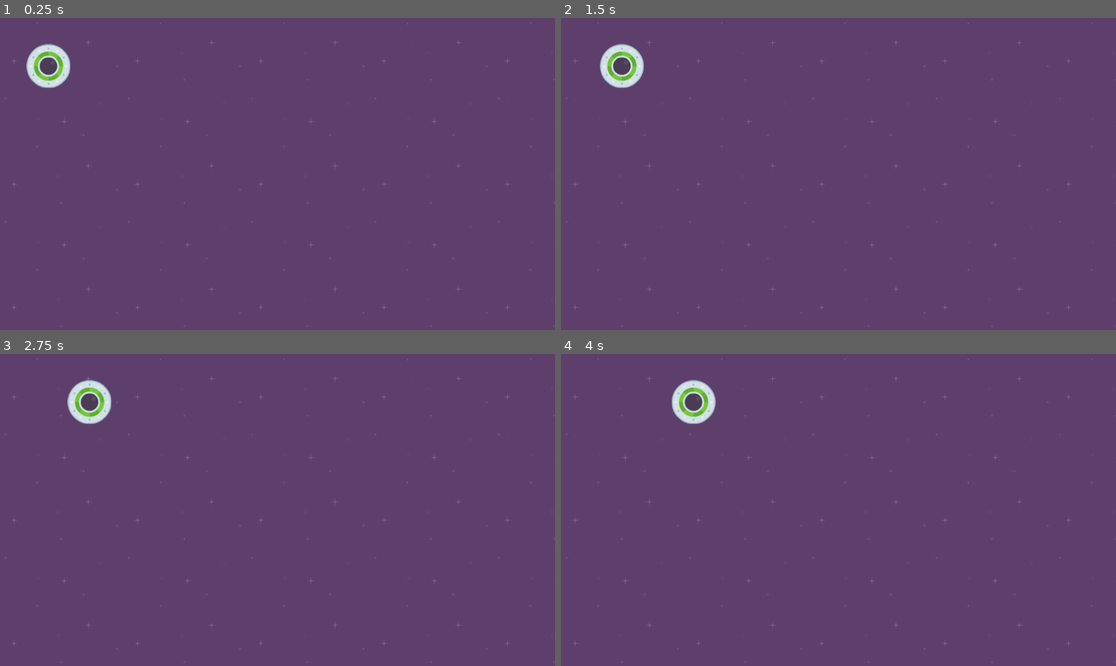
Above: before the commit, frames 1-4 (two rows, left to right).
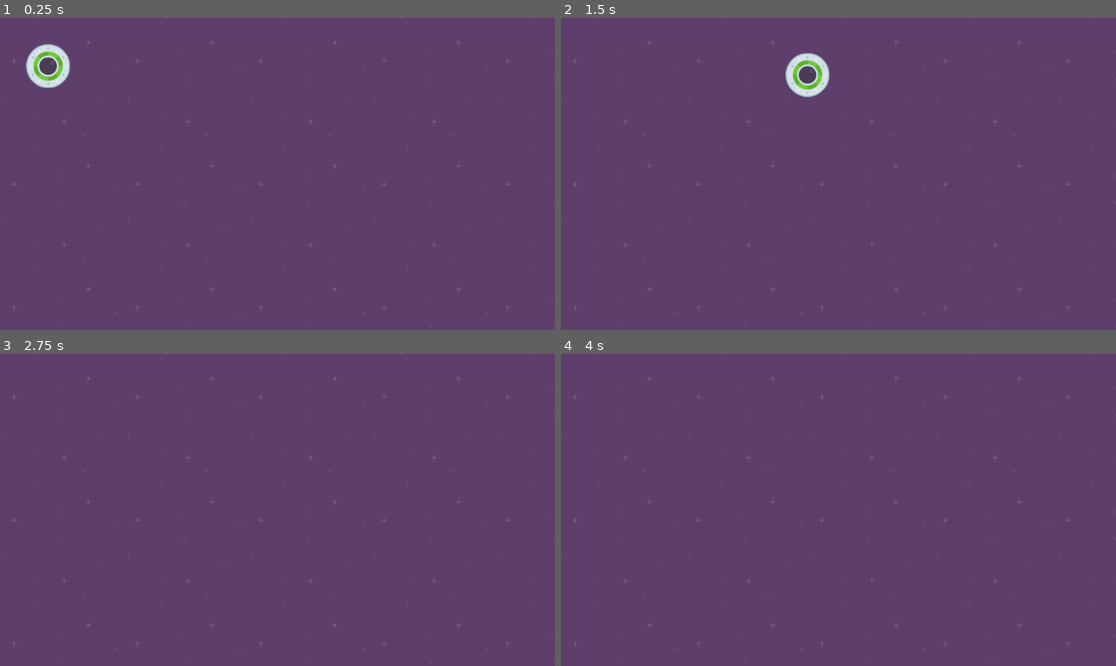
Above: after the commit, the same moments.

Repository: BlurryGames/SpeedySaucer
Game: Godot game, scene res://Scenes/Levels/level_1.tscn
Same seed, same stepped clock (60 frames per second), same inputs: the game is played once before the commit and once after it.
Inputs:
- Up to frame 1 (0.25 s): no input
- Up to frame 2 (1.5 s): hold D (MoveRight, bound only after the commit) 0.53-1.28 s; hold S (MoveDown, bound only after the commit) from 1.28 s (still down)
- Up to frame 3 (2.75 s): release S (MoveDown, bound only after the commit) at 2.03 s; hold D (MoveRight, bound only after the commit) from 2.03 s (still down)
- Up to frame 4 (4 s): release D (MoveRight, bound only after the commit) at 2.78 s; hold W (MoveUp, bound only after the commit) 2.78-3.53 s; hold A (MoveLeft, bound only after the commit) from 3.53 s (still down)

The runs differ from the first frame. In frame 1, 0.1% of the frame differs, in the area x 4-13%, y 9-22%; in frame 2, 1.5%, in the area x 7-49%, y 8-26%; in frame 3, 0.8%; in frame 4, 0.8%.

Commit message:
Lesson17: Getting Input

Diff:
--- a/Scripts/Player.gd
+++ b/Scripts/Player.gd
@@ -1,24 +1,12 @@
 class_name Player extends RigidBody2D
 
-func _ready()-> void:
-	var test: int = 5
-	if test > 5:
-		print("True")
-		print("Seconbd message")
-	elif test == 5:
-		print("Test is 5")
-	else:
-		print("False")
-
-	var message: String = "Greet"
-	if message == "Hello":
-		print("Hi there")
-	elif message == "Bye":
-		print("Goodbye!")
-	elif message == "Thanks":
-		print("Thank you")
-	else:
-		print("Invalid message")
-
 func _physics_process(_delta: float)-> void:
-	apply_force(Vector2(25.0, 0.0))
+	var force: float = 1000.0
+	if Input.is_action_pressed("MoveRight"):
+		apply_force(Vector2(force, 0.0))
+	if Input.is_action_pressed("MoveLeft"):
+		apply_force(Vector2(-force, 0.0))
+	if Input.is_action_pressed("MoveUp"):
+		apply_force(Vector2(0.0, -force))
+	if Input.is_action_pressed("MoveDown"):
+		apply_force(Vector2(0.0, force))
--- a/project.godot
+++ b/project.godot
@@ -22,3 +22,38 @@
 "res://Scenes/": "green",
 "res://Scripts/": "gray"
 }
+
+[input]
+
+MoveRight={
+"deadzone": 0.5,
+"events": [Object(InputEventKey,"resource_local_to_scene":false,"resource_name":"","device":-1,"window_id":0,"alt_pressed":false,"shift_pressed":false,"ctrl_pressed":false,"meta_pressed":false,"pressed":false,"keycode":0,"physical_keycode":68,"key_label":0,"unicode":100,"echo":false,"script":null)
+, Object(InputEventKey,"resource_local_to_scene":false,"resource_name":"","device":-1,"window_id":0,"alt_pressed":false,"shift_pressed":false,"ctrl_pressed":false,"meta_pressed":false,"pressed":false,"keycode":0,"physical_keycode":4194321,"key_label":0,"unicode":0,"echo":false,"script":null)
+, Object(InputEventJoypadMotion,"resource_local_to_scene":false,"resource_name":"","device":-1,"axis":0,"axis_value":1.0,"script":null)
+, Object(InputEventJoypadButton,"resource_local_to_scene":false,"resource_name":"","device":-1,"button_index":14,"pressure":0.0,"pressed":true,"script":null)
+]
+}
+MoveLeft={
+"deadzone": 0.5,
+"events": [Object(InputEventKey,"resource_local_to_scene":false,"resource_name":"","device":-1,"window_id":0,"alt_pressed":false,"shift_pressed":false,"ctrl_pressed":false,"meta_pressed":false,"pressed":false,"keycode":0,"physical_keycode":65,"key_label":0,"unicode":97,"echo":false,"script":null)
+, Object(InputEventKey,"resource_local_to_scene":false,"resource_name":"","device":-1,"window_id":0,"alt_pressed":false,"shift_pressed":false,"ctrl_pressed":false,"meta_pressed":false,"pressed":false,"keycode":0,"physical_keycode":4194319,"key_label":0,"unicode":0,"echo":false,"script":null)
+, Object(InputEventJoypadMotion,"resource_local_to_scene":false,"resource_name":"","device":-1,"axis":0,"axis_value":-1.0,"script":null)
+, Object(InputEventJoypadButton,"resource_local_to_scene":false,"resource_name":"","device":-1,"button_index":13,"pressure":0.0,"pressed":true,"script":null)
+]
+}
+MoveUp={
+"deadzone": 0.5,
+"events": [Object(InputEventKey,"resource_local_to_scene":false,"resource_name":"","device":-1,"window_id":0,"alt_pressed":false,"shift_pressed":false,"ctrl_pressed":false,"meta_pressed":false,"pressed":false,"keycode":0,"physical_keycode":87,"key_label":0,"unicode":119,"echo":false,"script":null)
+, Object(InputEventKey,"resource_local_to_scene":false,"resource_name":"","device":-1,"window_id":0,"alt_pressed":false,"shift_pressed":false,"ctrl_pressed":false,"meta_pressed":false,"pressed":false,"keycode":0,"physical_keycode":4194320,"key_label":0,"unicode":0,"echo":false,"script":null)
+, Object(InputEventJoypadMotion,"resource_local_to_scene":false,"resource_name":"","device":-1,"axis":1,"axis_value":-1.0,"script":null)
+, Object(InputEventJoypadButton,"resource_local_to_scene":false,"resource_name":"","device":-1,"button_index":11,"pressure":0.0,"pressed":true,"script":null)
+]
+}
+MoveDown={
+"deadzone": 0.5,
+"events": [Object(InputEventKey,"resource_local_to_scene":false,"resource_name":"","device":-1,"window_id":0,"alt_pressed":false,"shift_pressed":false,"ctrl_pressed":false,"meta_pressed":false,"pressed":false,"keycode":0,"physical_keycode":83,"key_label":0,"unicode":115,"echo":false,"script":null)
+, Object(InputEventKey,"resource_local_to_scene":false,"resource_name":"","device":-1,"window_id":0,"alt_pressed":false,"shift_pressed":false,"ctrl_pressed":false,"meta_pressed":false,"pressed":false,"keycode":0,"physical_keycode":4194322,"key_label":0,"unicode":0,"echo":false,"script":null)
+, Object(InputEventJoypadMotion,"resource_local_to_scene":false,"resource_name":"","device":-1,"axis":1,"axis_value":1.0,"script":null)
+, Object(InputEventJoypadButton,"resource_local_to_scene":false,"resource_name":"","device":-1,"button_index":12,"pressure":0.0,"pressed":true,"script":null)
+]
+}
